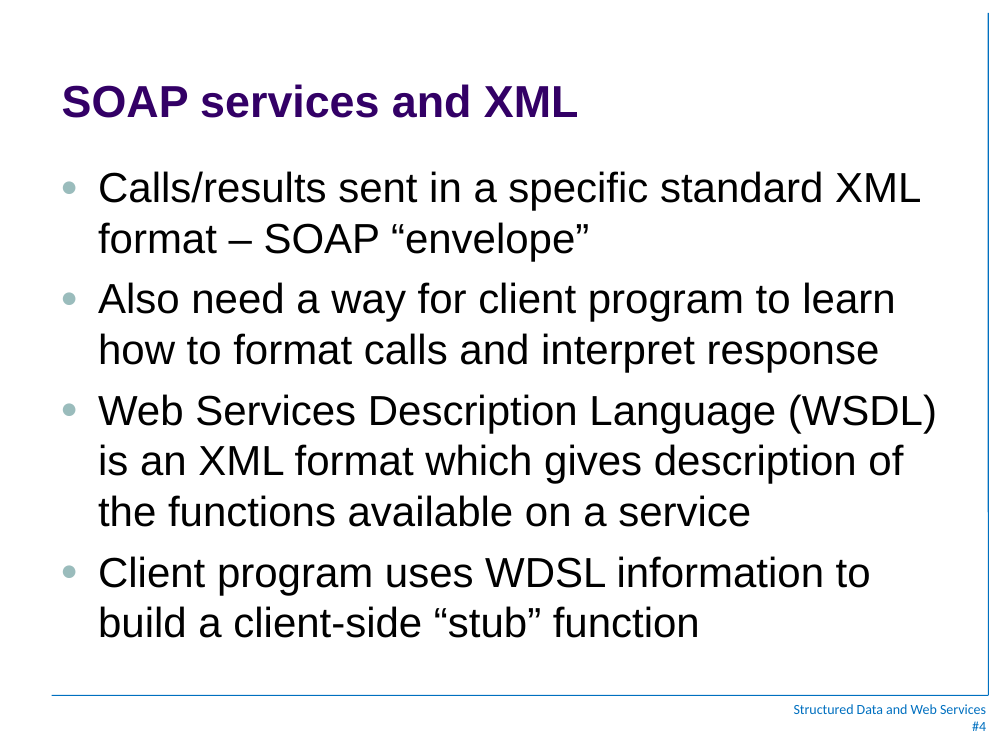
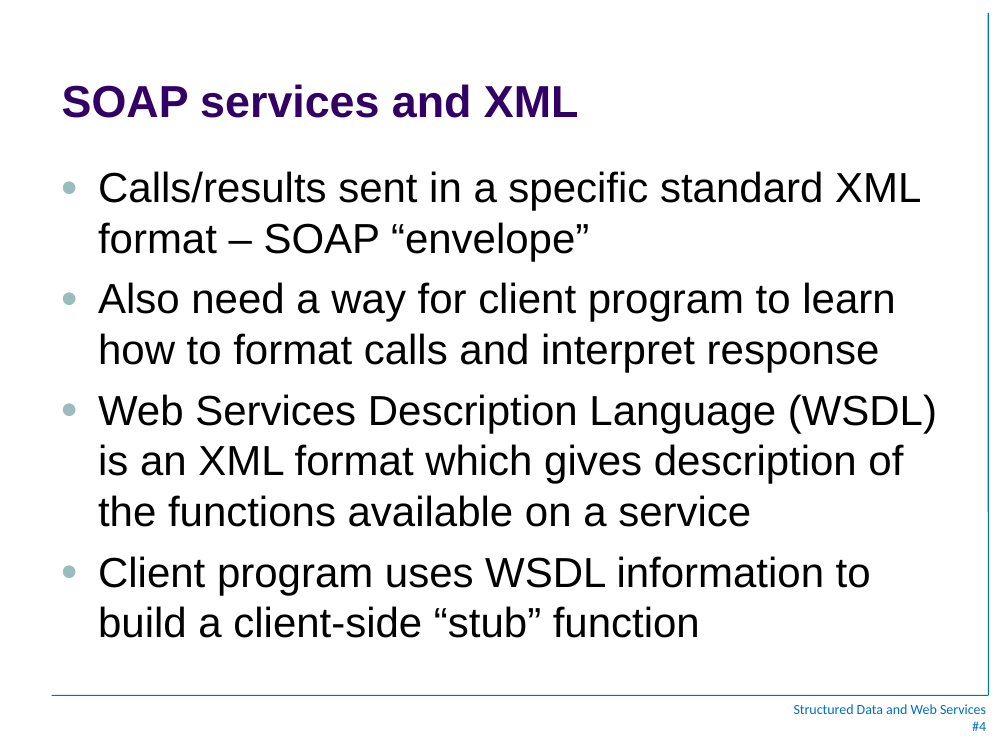
Before and after one commit to jhpaterson/LahtiWebServices, a slide deck: slide 4 of webservices_Lahti.ppt. Drawn at 1008x756 pixels with LibreOffice and Linux fonts; fonts in the diff are those of the drawing; background and template pictures are left out. Boxes give left, top, right and bottom in pixels: in the first picture for what was removed or moved away, otherwise in the second. Text is boxed around its words. In the diff, an @@ line names an element or a change of style, - is before the commit and + after.

```diff
--- a/webservices_Lahti.ppt
+++ b/webservices_Lahti.ppt
@@ text at (98,556,871,638): text changed @@
-● Client program uses WDSL information to build a client-side “stub” function
+● Client program uses WSDL information to build a client-side “stub” function
```
Also in this commit, not shown: 5 other slides changed, 1 slide added, 32 other files.
